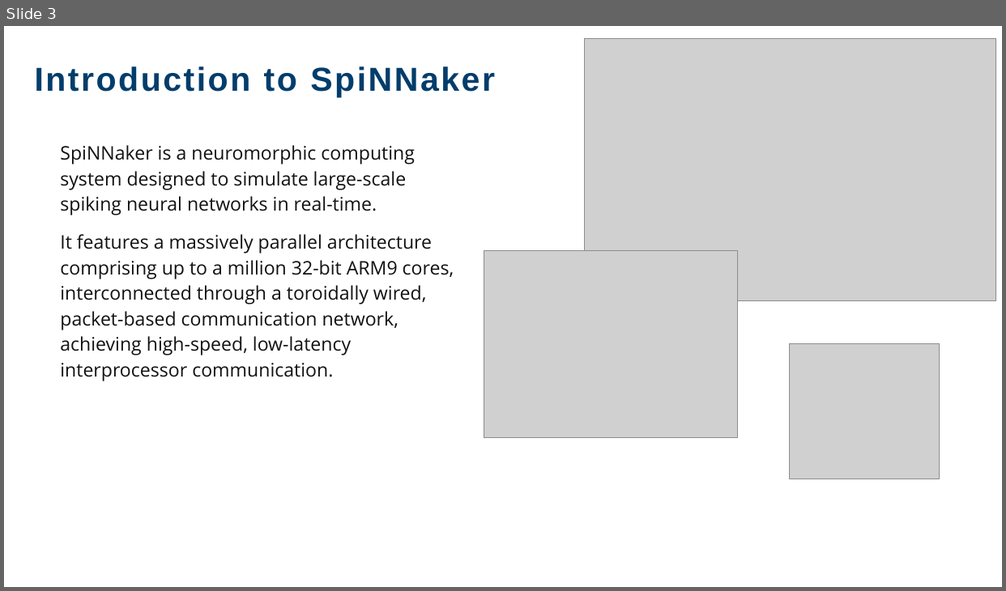
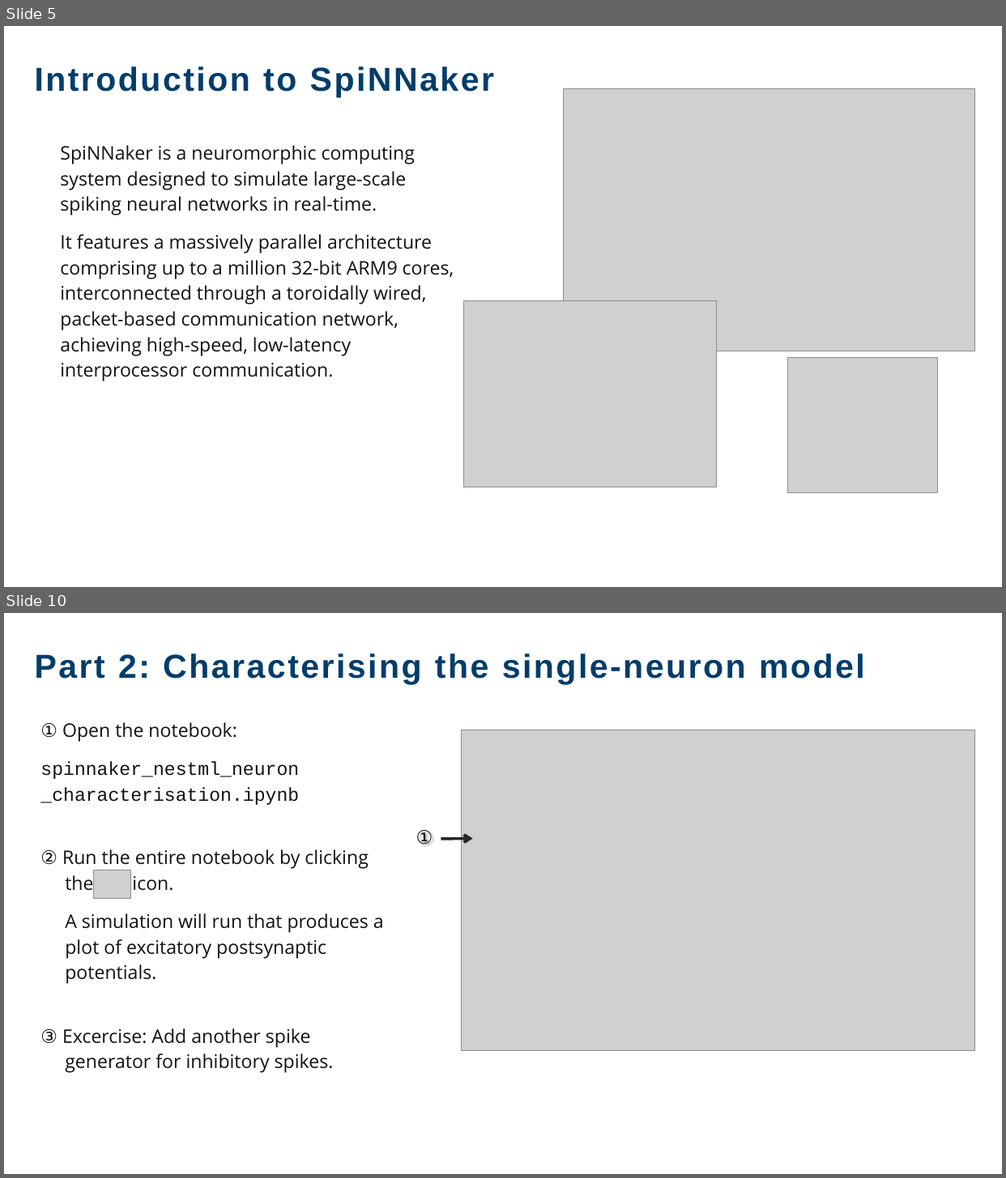
Before and after one commit to clinssen/ebrains-nestml-spinnaker, a slide deck: spinnaker-ebrains-at-NEST-Conference-2026.pptx. Shown one above the other, each under a label of ours: slide 3 before the commit, slides 5 and 10 after it; the slides between them are not shown. The pictures are 1006x591 and 1006x1178 pixels, drawn with LibreOffice and Linux fonts; fonts in the diff are those of the drawing; grey boxes stand for pictures; background and template pictures are left out. Boxes give left, top, right and bottom in pixels: in the first picture for what was removed or moved away, otherwise in the second. Text is boxed around its words. In the diff, an @@ line names an element or a change of style, - is before the commit and + after.

```diff
--- a/spinnaker-ebrains-at-NEST-Conference-2026.pptx
+++ b/spinnaker-ebrains-at-NEST-Conference-2026.pptx
@@ slide 10 added at (4,613,1002,1174), background #FFFFFF; not listed: 1 template element that a slide beside it also shows @@
@@ text added at (35,653,865,685), 32 pt, text #023D6B, bold @@
+Part 2: Characterising the single-neuron model
@@ text added at (40,722,384,1073), 18 pt, text #111111 @@
+① Open the notebook:
+spinnaker_nestml_neuron
+_characterisation.ipynb
+② Run the entire notebook by clicking
+the icon.
+A simulation will run that produces a
+plot of excitatory postsynaptic
+potentials.
+③ Excercise: Add another spike
+generator for inhibitory spikes.
@@ picture added at (462,730,975,1051) @@
@@ text added at (416,830,433,845), 18 pt, text #111111 @@
+①
@@ arrow added from (441, 839) to (473, 838), #262626 2.75 pt @@
@@ picture added at (93,871,130,899) @@
@@ what was slide 3 is now slide 5 @@
@@ slide 5 changed as well @@
@@ text "Introduction to SpiNNaker" at (35,66,494,98): letter spacing 2 to 1.9 pt @@
@@ picture: place and size @@
-picture at (584,39,996,301)
+picture at (563,89,975,351)
@@ picture: place and size @@
-picture at (484,250,738,437)
+picture at (463,301,717,488)
@@ picture: place and size @@
-picture at (790,344,940,479)
+picture at (788,357,938,493)
```
Also in this commit, not shown: 4 other slides changed, 6 other slides added, 1 slide removed, 2 other files.
